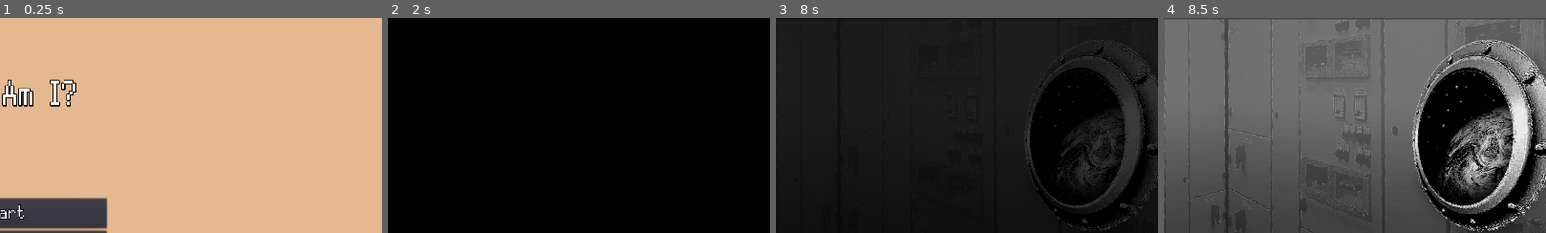
Above: before the commit, frames 1-4 (left to right).
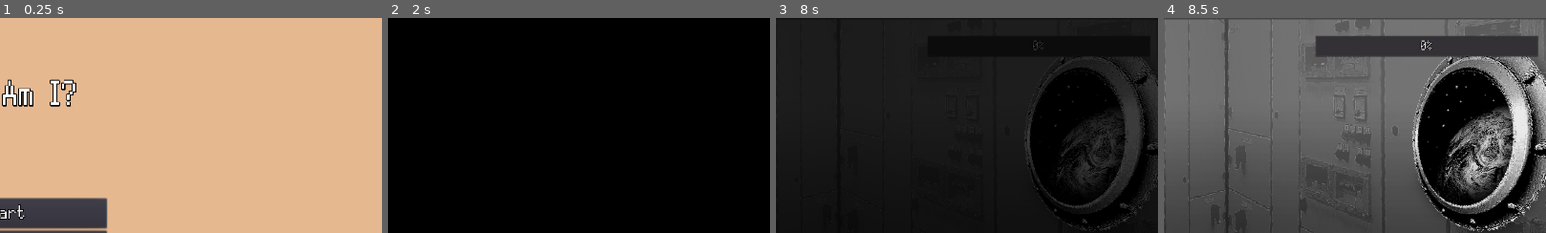
Above: after the commit, the same moments.

Repository: Bmoel/GMTK-2023
Game: Godot game, scene res://Scenes/MainMenu/main_menu.tscn
Two runs of this game, one before a commit and one after it. Both use one fixed random seed, a clock stepped at 60 frames per second and the inputs below.
Inputs (mouse positions are % of the whole screen's width and height, from its top left):
- Up to frame 1 (0.25 s): no input
- Up to frame 2 (2 s): click "Start" at 0.5 s; click (50, 89) at 1.27 s; type "Alex" at 1.35 s
- Up to frame 3 (8 s): tap Enter (Enter) at 2, 2.85, 3.5, 4.35, 5, 5.85, 7.35 s; move the mouse to (72, 45) at 2.02 s; hold Up (ui_up) 2.03-2.78 s; hold Enter (Enter) 2.03-2.78 s; tap Space at 2.75, 4.25, 5.75 s; move the mouse to (30, 55) at 2.77 s; hold Down (ui_down) 2.78-3.53 s; move the mouse to (60, 28) at 3.52 s; hold Enter (Enter) 3.53-4.28 s; hold Up (ui_up) 3.53-5.03 s; move the mouse to (45, 70) at 4.27 s; move the mouse to (80, 65) at 5.02 s; hold Enter (Enter) 5.03-5.78 s; hold Down (ui_down) 5.03-7.28 s; move the mouse to (20, 35) at 5.77 s; move the mouse to (55, 50) at 6.52 s; hold Enter (Enter) 6.53-7.28 s; move the mouse to (35, 25) at 7.27 s; hold Up (ui_up) from 7.28 s (still down)
- Up to frame 4 (8.5 s): keep holding Up (ui_up); move the mouse to (72, 45) at 8.02 s; hold Enter (Enter) from 8.03 s (still down)
The pictures show only the part of the screen within x 49-99%, y 0-50%; the shares and areas given below are measured in that part.

Frames 1-2 are identical in both runs. In frame 3, 0.3% of the frame differs, in the area x 67-95%, y 10-18%; in frame 4, 5.6%, in the area x 39-98%, y 8-19%.

Commit message:
merge of jason's and I's branch

Diff:
--- a/game/Scenes/Executive/Executive.gd
+++ b/game/Scenes/Executive/Executive.gd
@@ -195,7 +195,6 @@
 func _recenter_buttons(width:int):
 	decisionButtons.rect_position.x = get_viewport_rect().size.x / 2 - (width/2)
 
-
 func _playPendingDialogue():
 	if _pendingDialogueKey != null:
 		var key = _pendingDialogueKey
--- a/game/Scenes/Executive/Executive.tscn
+++ b/game/Scenes/Executive/Executive.tscn
@@ -91,6 +91,27 @@
 border_width_right = 3
 border_width_bottom = 3
 border_color = Color( 0, 0, 0, 1 )
+
+[sub_resource type="DynamicFont" id=16]
+size = 48
+outline_size = 1
+outline_color = Color( 0, 0, 0, 1 )
+extra_spacing_top = 5
+extra_spacing_bottom = -5
+font_data = ExtResource( 3 )
+
+[sub_resource type="StyleBoxFlat" id=17]
+bg_color = Color( 0.784314, 0.215686, 0.215686, 1 )
+border_width_left = 3
+border_width_top = 3
+border_width_right = 3
+border_width_bottom = 3
+border_color = Color( 0.317647, 0.317647, 0.317647, 0 )
+corner_radius_top_left = 5
+corner_radius_top_right = 5
+corner_radius_bottom_right = 5
+corner_radius_bottom_left = 5
+anti_aliasing_size = 0.396
 
 [sub_resource type="Animation" id=14]
 resource_name = "Blink"
@@ -196,27 +217,6 @@
 "values": [ 0.01 ]
 }
 
-[sub_resource type="DynamicFont" id=16]
-size = 48
-outline_size = 1
-outline_color = Color( 0, 0, 0, 1 )
-extra_spacing_top = 5
-extra_spacing_bottom = -5
-font_data = ExtResource( 3 )
-
-[sub_resource type="StyleBoxFlat" id=17]
-bg_color = Color( 0.784314, 0.215686, 0.215686, 1 )
-border_width_left = 3
-border_width_top = 3
-border_width_right = 3
-border_width_bottom = 3
-border_color = Color( 0.317647, 0.317647, 0.317647, 0 )
-corner_radius_top_left = 5
-corner_radius_top_right = 5
-corner_radius_bottom_right = 5
-corner_radius_bottom_left = 5
-anti_aliasing_size = 0.396
-
 [node name="Executive" type="Control"]
 anchor_right = 1.0
 anchor_bottom = 1.0
@@ -296,6 +296,14 @@
 custom_styles/normal = SubResource( 8 )
 text = "Option 4"
 
+[node name="ProgressBar" type="ProgressBar" parent="ButtonLayer"]
+margin_left = 1316.0
+margin_top = 44.0
+margin_right = 1877.0
+margin_bottom = 98.0
+custom_fonts/font = SubResource( 16 )
+custom_styles/fg = SubResource( 17 )
+
 [node name="textBox" parent="." instance=ExtResource( 4 )]
 
 [node name="Blink" type="CanvasLayer" parent="."]
